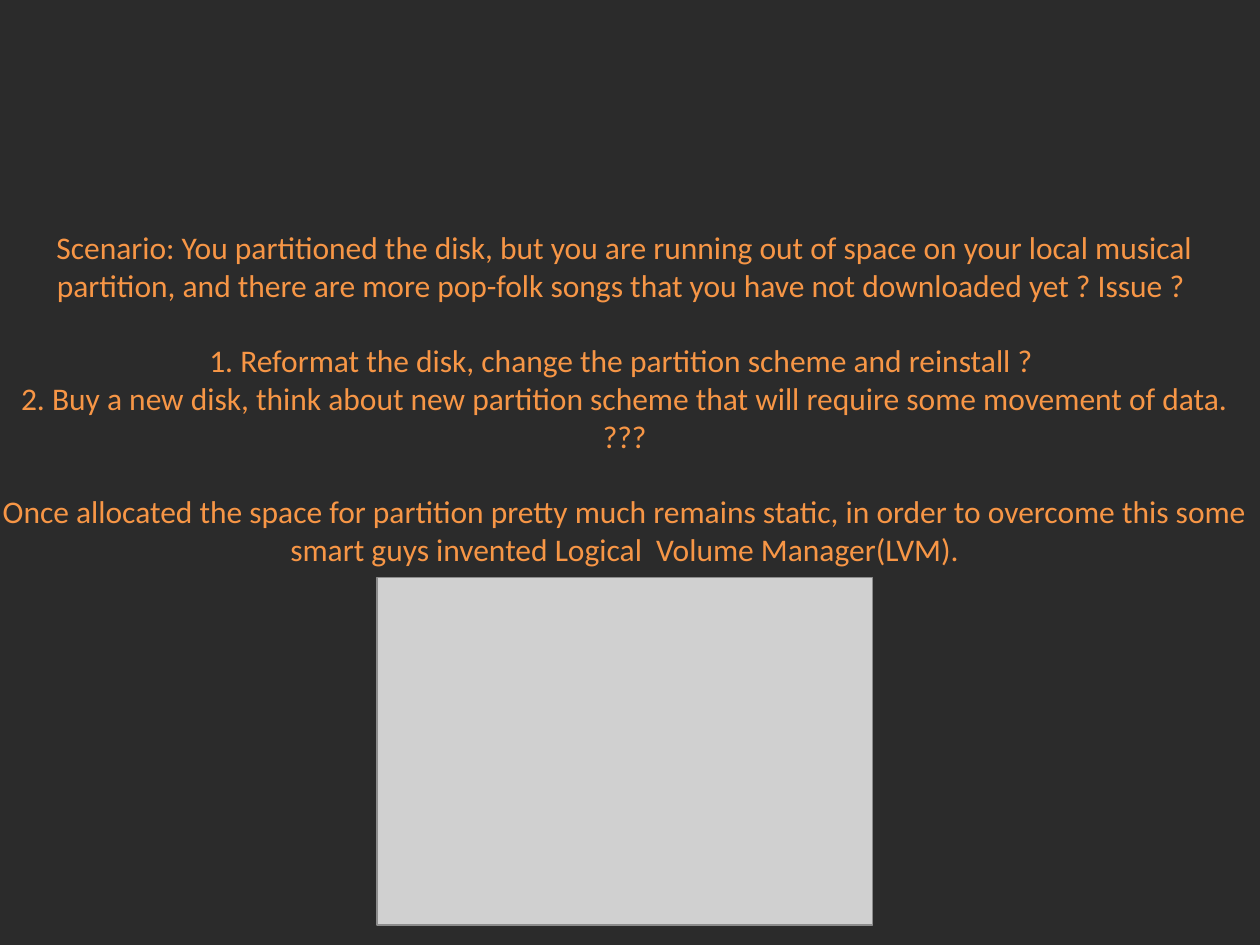
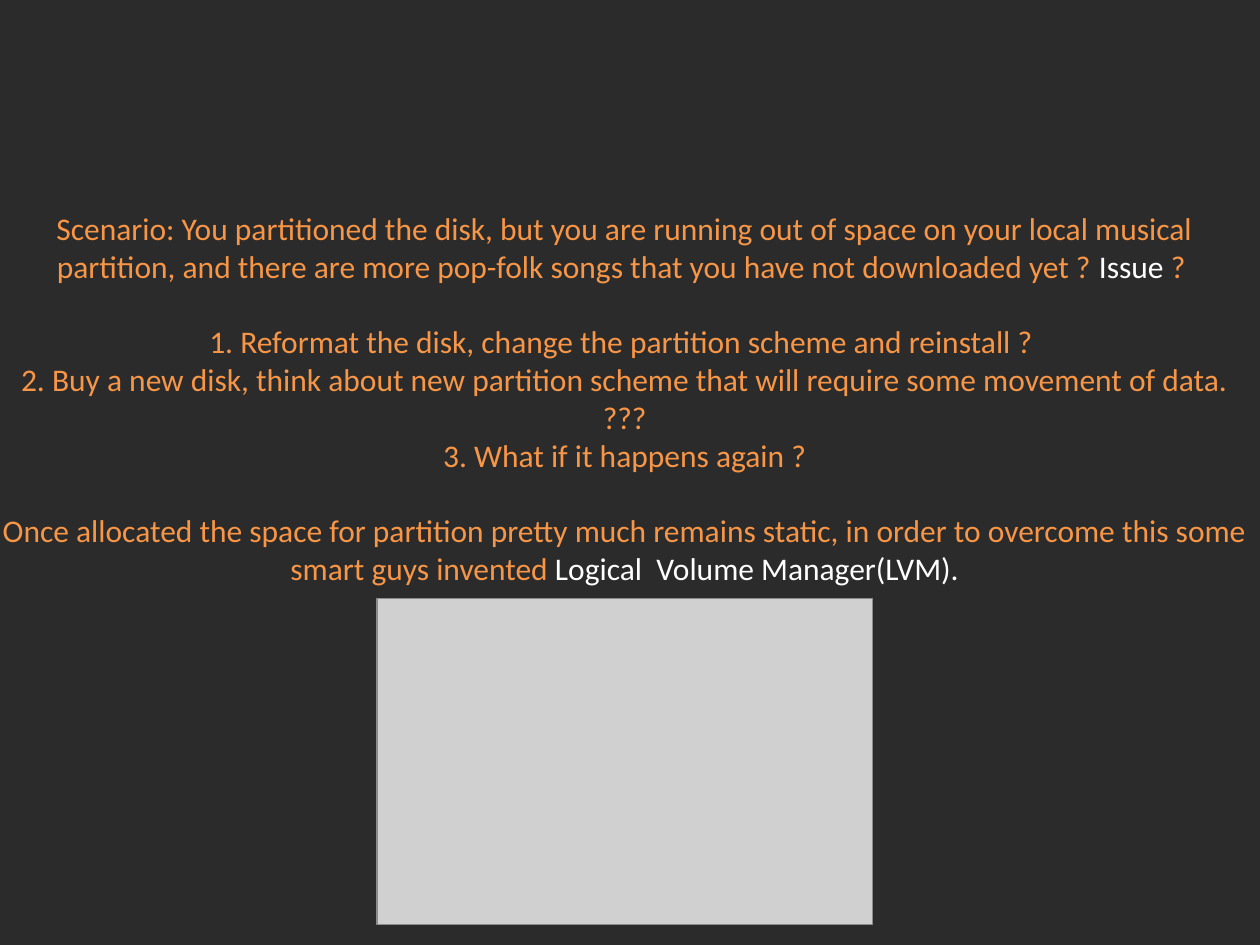
Before and after one commit to Academy-Soft-Intellect/Linux-Course, a slide deck: slide 8 of 08.Partitions_And_LVM_And_Filesystems/08-PartitionsLVMFileSystems.pptx. Drawn at 1260x945 pixels with LibreOffice and Linux fonts; fonts in the diff are those of the drawing; grey boxes stand for pictures; background and template pictures are left out; a plain dark background stands for a picture behind light text. Boxes give left, top, right and bottom in pixels: in the first picture for what was removed or moved away, otherwise in the second. Text is boxed around its words. In the diff, an @@ line names an element or a change of style, - is before the commit and + after.

```diff
--- a/08.Partitions_And_LVM_And_Filesystems/08-PartitionsLVMFileSystems.pptx
+++ b/08.Partitions_And_LVM_And_Filesystems/08-PartitionsLVMFileSystems.pptx
@@ title at bbox=[3, 218, 1246, 586]: text changed @@
-Scenario: You partitioned the disk, but you are running out of space on your local musical partition, and there are more pop-folk songs that you have not downloaded yet ? Issue ?
-1. Reformat the disk, change the partition scheme and reinstall ?
-2. Buy a new disk, think about new partition scheme that will require some movement of data.
-???
-Once allocated the space for partition pretty much remains static, in order to overcome this some smart guys invented Logical Volume Manager(LVM).
+Scenario: You partitioned the disk, but you are running out of space on your local musical partition, and there are more pop-folk songs that you have not downloaded yet ? Issue ?
+1. Reformat the disk, change the partition scheme and reinstall ?
+2. Buy a new disk, think about new partition scheme that will require some movement of data.
+???
+3. What if it happens again ?
+Once allocated the space for partition pretty much remains static, in order to overcome this some smart guys invented Logical Volume Manager(LVM).
@@ picture: place and size @@
-picture at bbox=[377, 577, 872, 925]
+picture at bbox=[377, 598, 872, 925]
```
Also in this commit, not shown: 10 other slides changed, 1 other file.
